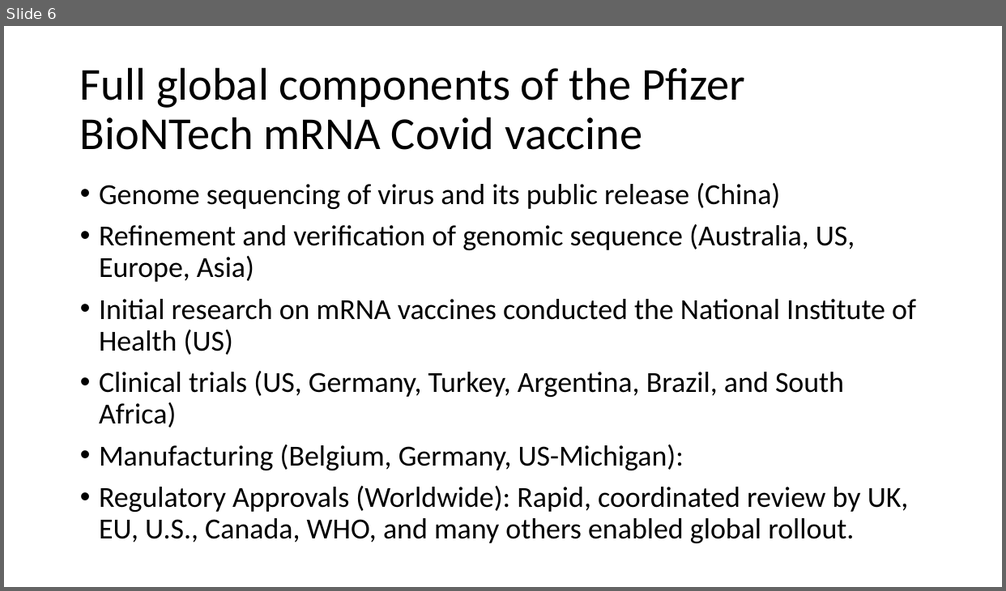
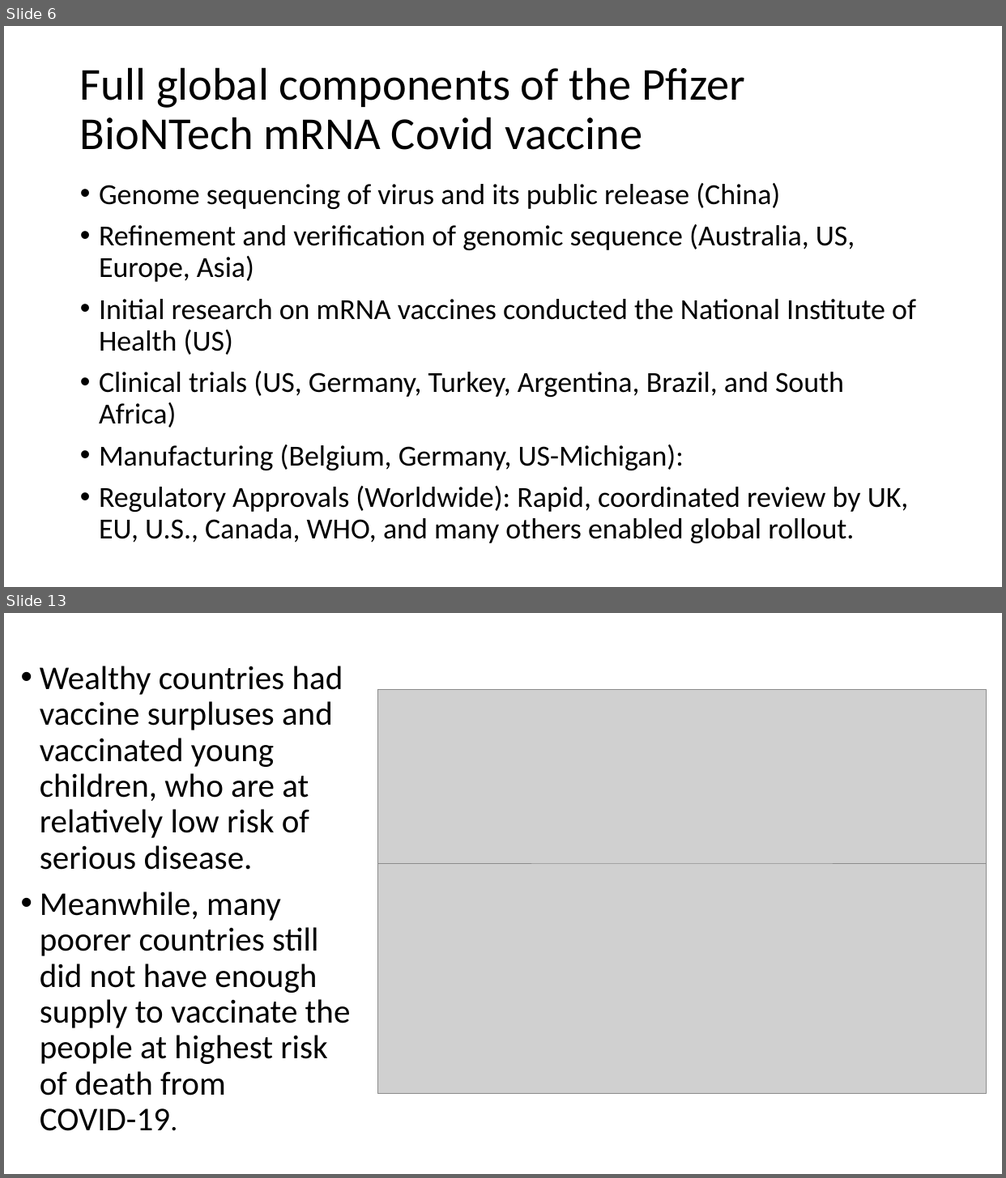
Before and after one commit to tstallins/tstallins.github.io, a slide deck: courses/261/vaccines.pptx. Shown one above the other, each under a label of ours: slide 6 before the commit, slides 6 and 13 after it; the slides between them are not shown. The pictures are 1006x591 and 1006x1178 pixels, drawn with LibreOffice and Linux fonts; fonts in the diff are those of the drawing; grey boxes stand for pictures. Boxes give left, top, right and bottom in pixels: in the first picture for what was removed or moved away, otherwise in the second. Text is boxed around its words. In the diff, an @@ line names an element or a change of style, - is before the commit and + after.

```diff
--- a/courses/261/vaccines.pptx
+++ b/courses/261/vaccines.pptx
@@ slide 13 added at (4, 613, 1002, 1174), background #FFFFFF @@
@@ text added at (40, 666, 351, 1131), 32 pt, text #000000 @@
+• Wealthy countries had vaccine surpluses and vaccinated young children, who are at relatively low risk of serious disease.
+• Meanwhile, many poorer countries still did not have enough supply to vaccinate the people at highest risk of death from COVID-19.
@@ picture added at (377, 689, 987, 863) @@
@@ picture added at (377, 855, 987, 1093) @@
```
Also in this commit, not shown: 11 other slides added.
